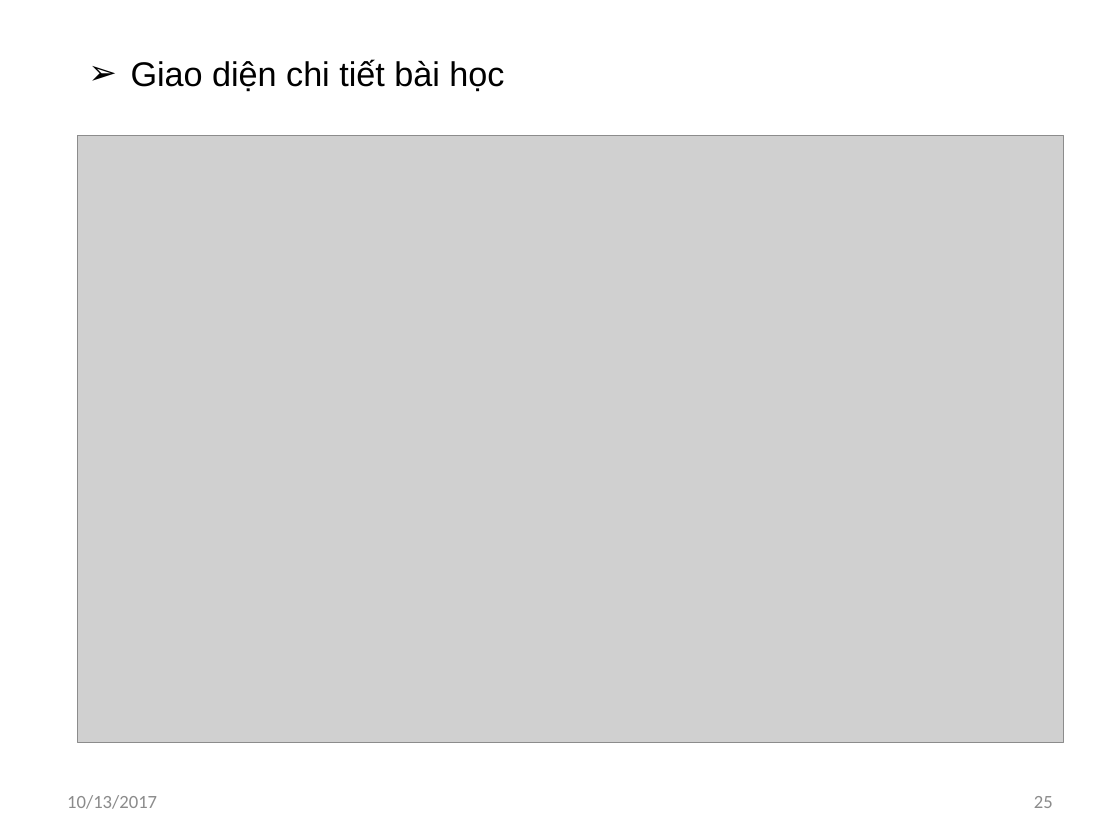
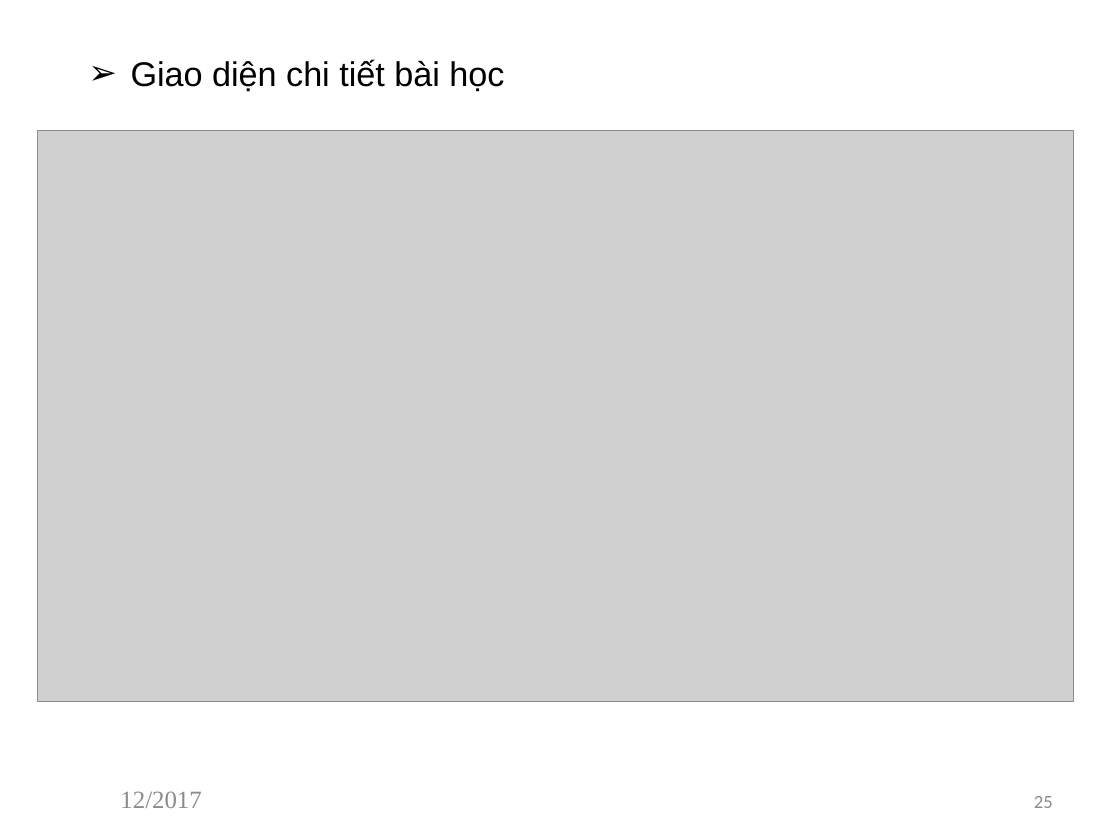
Before and after one commit to khanhvinhit/Do-An, a slide deck: slide 25 of THESIS/DACN_UD_Hoc_KHo_CTK37_BaoCao_D3.pptx. Drawn at 1120x840 pixels with LibreOffice and Linux fonts; fonts in the diff are those of the drawing; grey boxes stand for pictures. Boxes give left, top, right and bottom in pixels: in the first picture for what was removed or moved away, otherwise in the second. Text is boxed around its words. In the diff, an @@ line names an element or a change of style, - is before the commit and + after.

```diff
--- a/THESIS/DACN_UD_Hoc_KHo_CTK37_BaoCao_D3.pptx
+++ b/THESIS/DACN_UD_Hoc_KHo_CTK37_BaoCao_D3.pptx
@@ picture: place and size @@
-picture at box(77, 136, 1064, 743)
+picture at box(37, 131, 1073, 702)
@@ text at box(120, 791, 201, 808): text changed; size 12 to 16 pt; font Calibri to Times New Roman @@
-10/13/2017
+12/2017
```
Also in this commit, not shown: 28 other slides changed.
